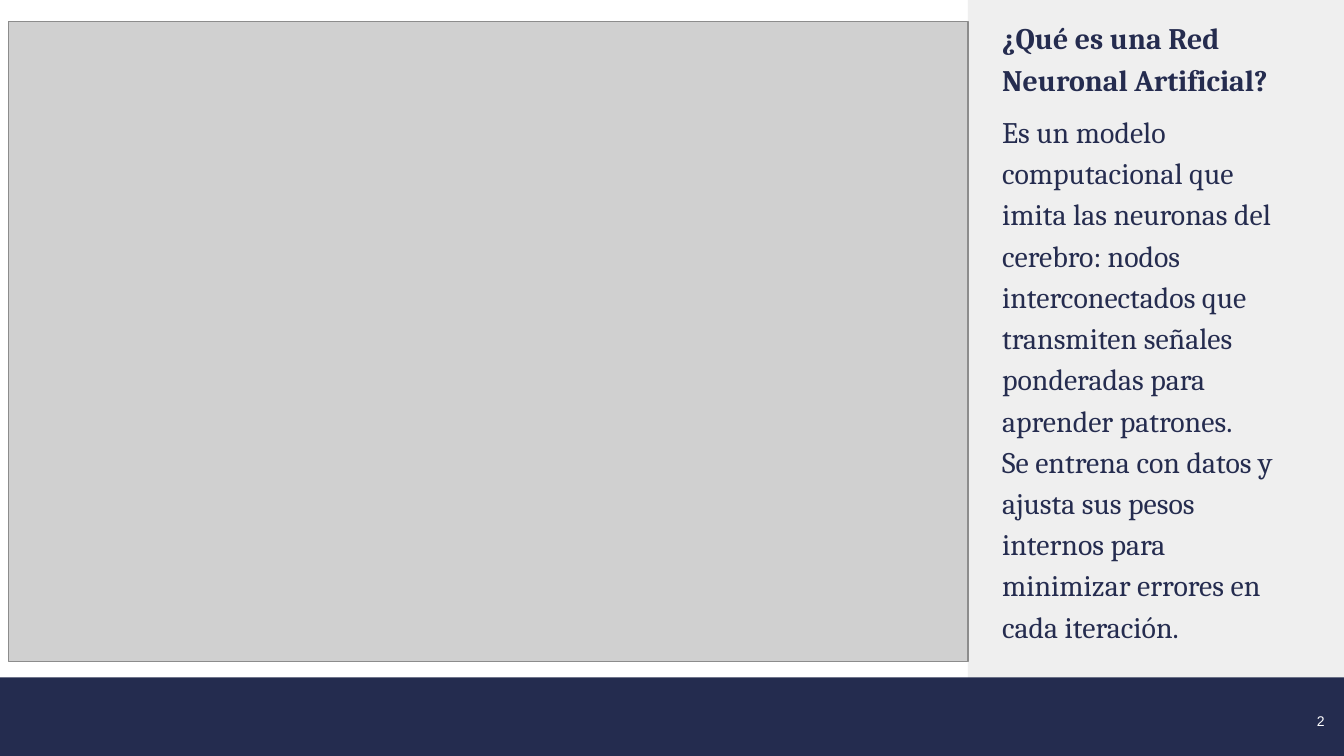
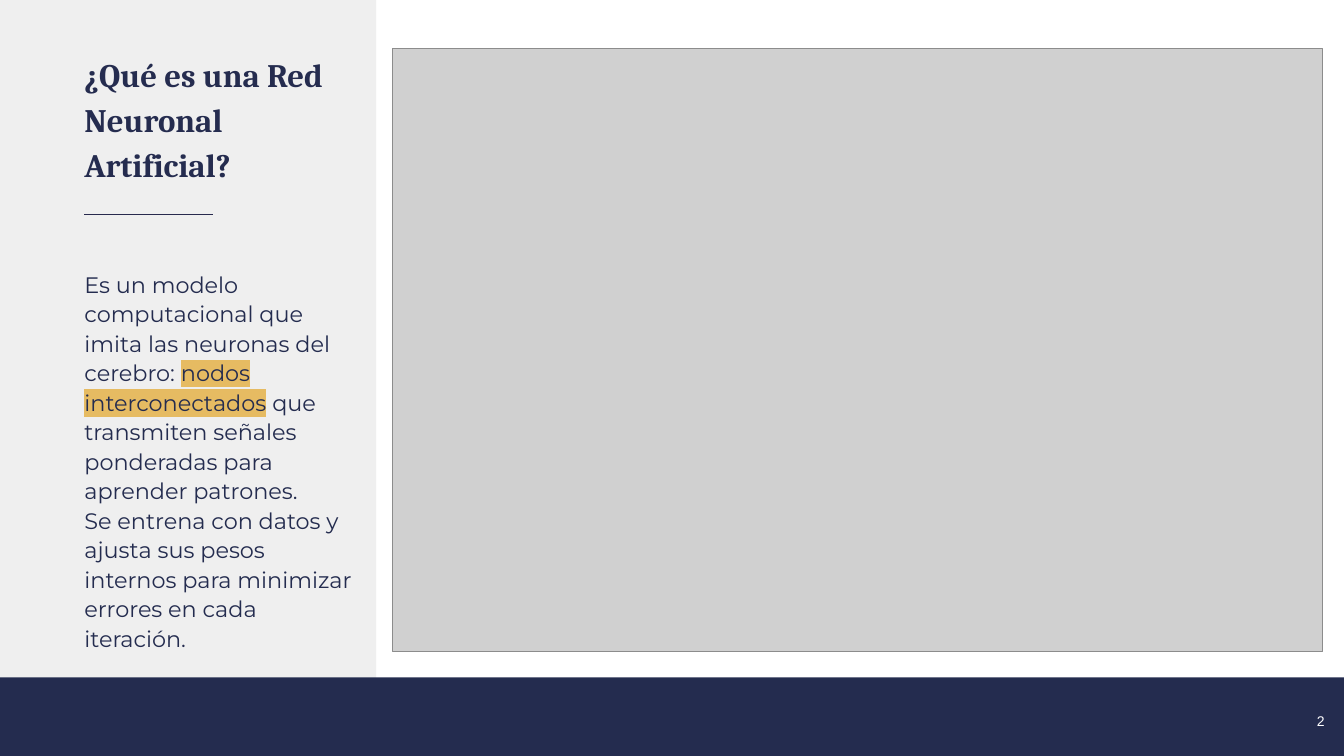
Before and after one commit to Piquelin/curso_yolo, a slide deck: slide 2 of YOLO_PPT_INTI_2026.pptx. Drawn at 1344x756 pixels with LibreOffice and Linux fonts; fonts in the diff are those of the drawing; grey boxes stand for pictures; background and template pictures are left out. Boxes give left, top, right and bottom in pixels: in the first picture for what was removed or moved away, otherwise in the second. Text is boxed around its words. In the diff, an @@ line names an element or a change of style, - is before the commit and + after.

```diff
--- a/YOLO_PPT_INTI_2026.pptx
+++ b/YOLO_PPT_INTI_2026.pptx
@@ rectangle: place and size @@
-rectangle at [968, 0, 1344, 756]
+rectangle at [0, 0, 376, 756]
@@ picture removed at [9, 22, 968, 661] @@
@@ text "¿Qué es una Red Neuronal ...": place and size @@
-text "¿Qué es una Red Neuronal ..." at [1002, 28, 1267, 92]
+text "¿Qué es una Red Neuronal ..." at [84, 63, 323, 178]
@@ text "¿Qué es una Red Neuronal ..." at [84, 63, 323, 178]: size 21.3 to 23.3 pt @@
@@ picture added at [393, 48, 1324, 651] @@
@@ line added from (85, 215) to (214, 215), #282A4E 0.75 pt @@
@@ text "Es un modelo computacional que ...": place and size @@
-text "Es un modelo computacional que ..." at [1002, 122, 1272, 639]
+text "Es un modelo computacional que ..." at [84, 276, 351, 647]
@@ text "Es un modelo computacional que ..." at [84, 276, 351, 647]: size 21.3 to 16 pt, font Cambria to Montserrat, text colour #252C4F to #242C4F; highlight none to #E6BB62 in "nodos interconectados"; line spacing 1.15 to 1.1 @@
```
Also in this commit, not shown: 10 other slides changed, 11 slides added.
